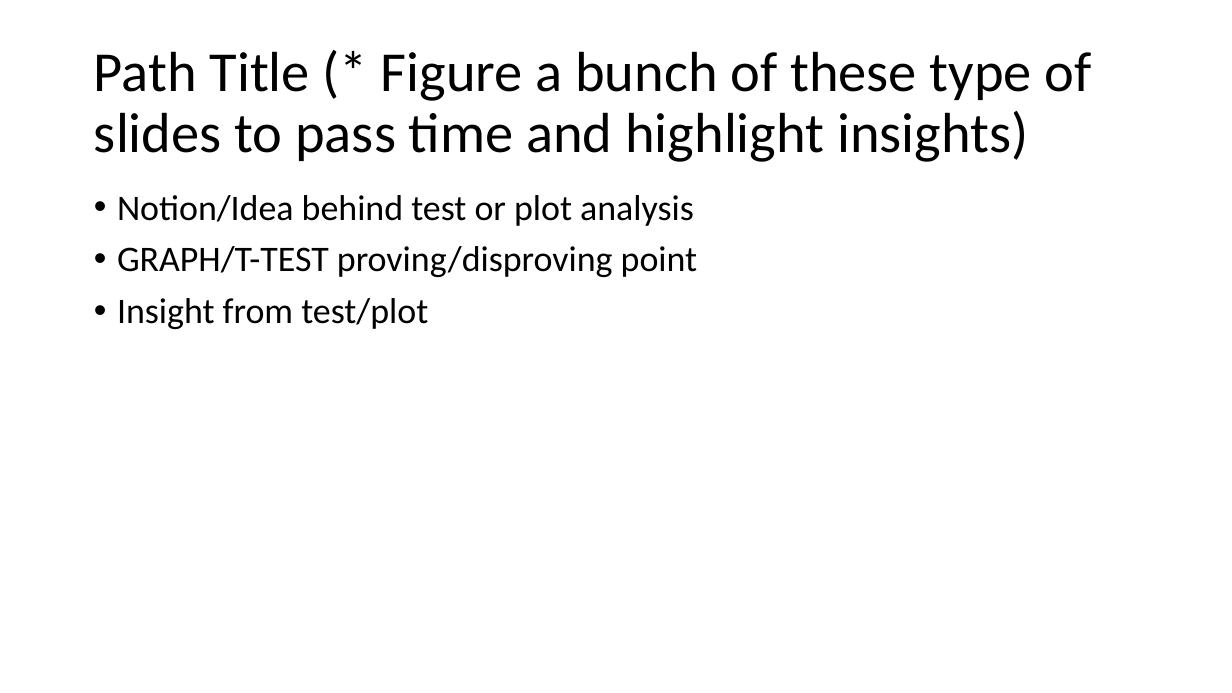
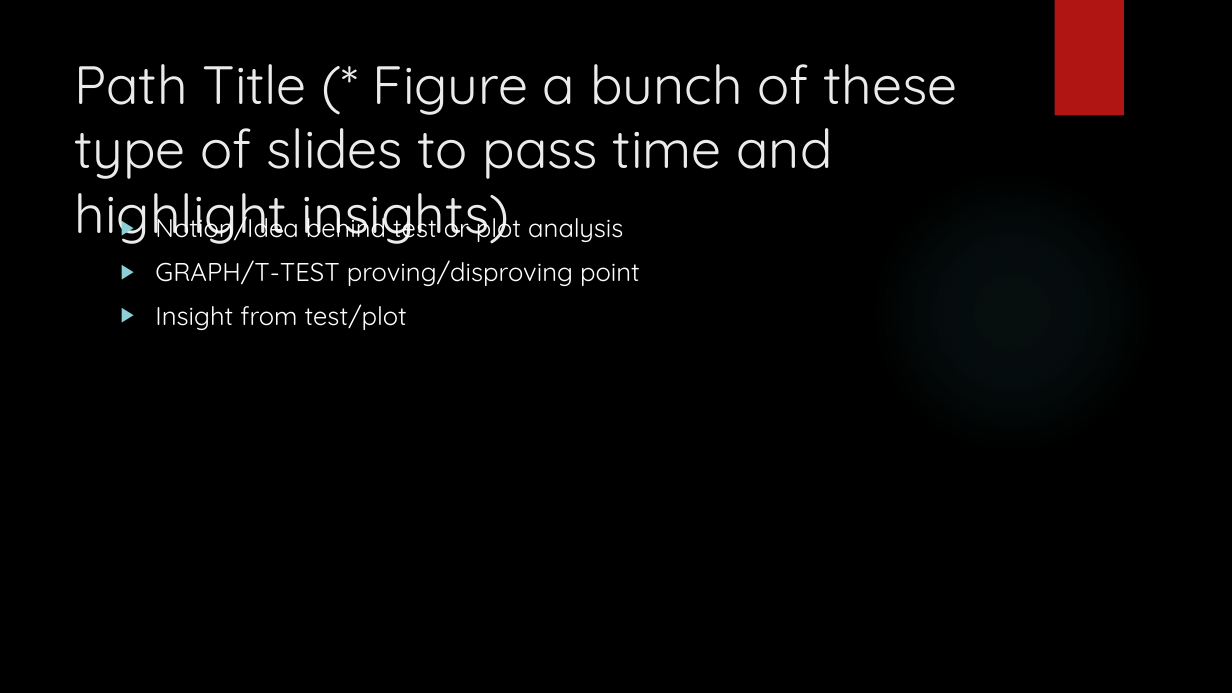
Before and after one commit to vazquezs123/DATA_SCIENCE_CS02, a slide deck: slide 6 of case_study_02_presentation.pptx (slide 5 before the commit). Drawn at 1232x693 pixels with LibreOffice and Linux fonts; fonts in the diff are those of the drawing; background and template pictures are left out. Boxes give left, top, right and bottom in pixels: in the first picture for what was removed or moved away, otherwise in the second. Text is boxed around its words. In the diff, an @@ line names an element or a change of style, - is before the commit and + after.

```diff
--- a/case_study_02_presentation.pptx
+++ b/case_study_02_presentation.pptx
@@ background #FFFFFF to picture (left out) @@
@@ rectangle added at (1055, 0, 1124, 116), fill #B01513 @@
@@ title "Path Title (* Figure a ...": place and size @@
-title "Path Title (* Figure a ..." at (94, 51, 1092, 162)
+title "Path Title (* Figure a ..." at (75, 64, 957, 244)
@@ title "Path Title (* Figure a ..." at (75, 64, 957, 244): size 44 to 42 pt, font Calibri to Quicksand, text colour #000000 to #EBEBEB; line spacing 0.9 to 1; vertical alignment middle to top @@
@@ ellipse added at (870, 169, 1154, 454), fill gradient #50B9C1 @@
@@ text "Notion/Idea behind test or plot ...": place and size @@
-text "Notion/Idea behind test or plot ..." at (117, 195, 697, 329)
+text "Notion/Idea behind test or plot ..." at (155, 210, 640, 330)
@@ text "Notion/Idea behind test or plot ..." at (155, 210, 640, 330): size 28 to 20 pt, font Calibri to Quicksand, text colour #000000 to #FFFFFF; bullet • to ▶; line spacing 0.9 to 1 @@
```
Also in this commit, not shown: 11 other slides changed, 8 slides added, 7 slides removed, 2 other files.
